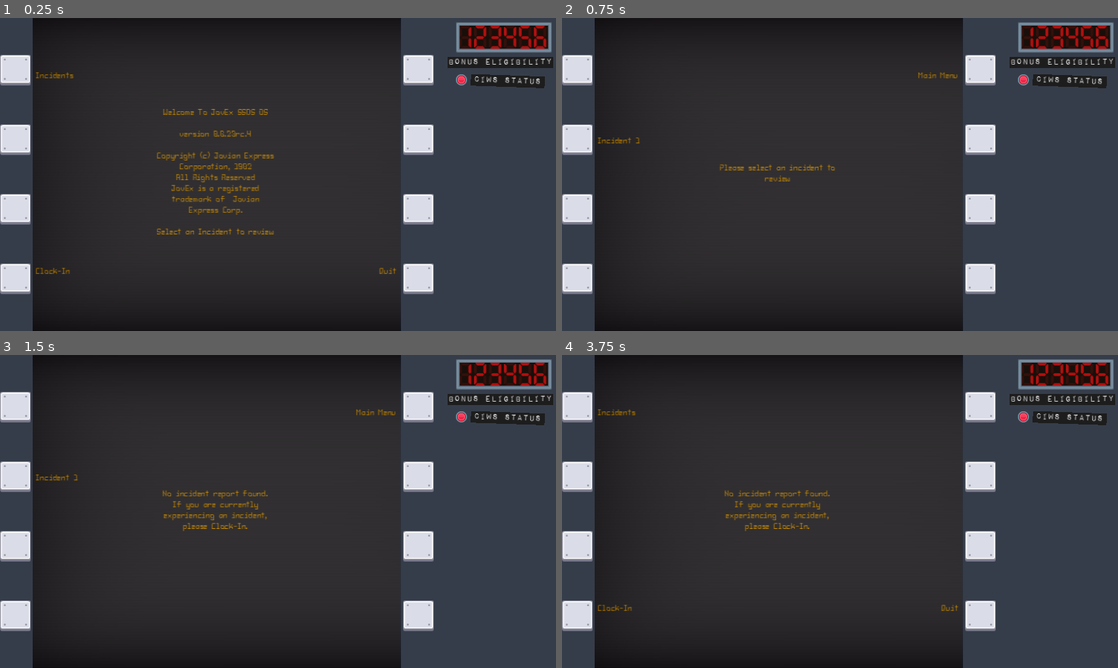
Above: before the commit, frames 1-4 (two rows, left to right).
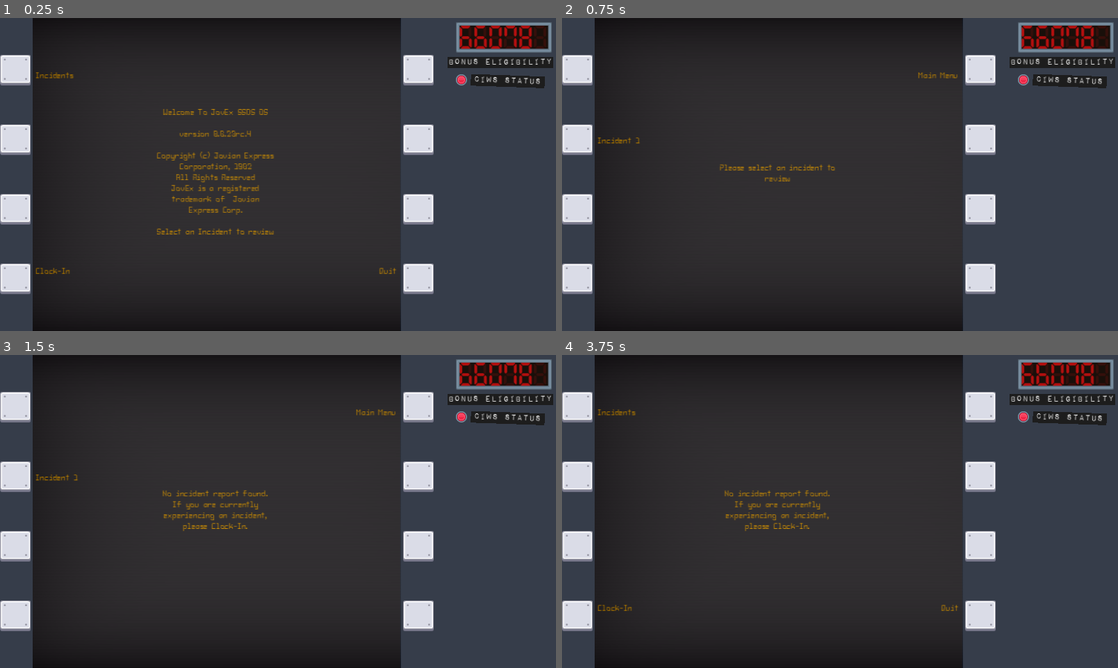
Above: after the commit, the same moments.

Repository: matthew-cavener/untitled_missile_game
Game: Godot game, scene res://ui/multi_function_display_panel.tscn
The game is run twice, just before and just after one commit, with the same random seed, the same clock (stepped at 60 frames per second) and the same inputs.
Inputs (mouse positions are in pixels of both pictures, inside the frame that each line leads up to):
- Up to frame 1 (0.25 s): no input
- Up to frame 2 (0.75 s): click (578, 71) at 0.5 s
- Up to frame 3 (1.5 s): click (16, 477) at 1.25 s
- Up to frame 4 (3.75 s): click (578, 545) at 2 s; click (578, 614) at 2.75 s; click (1040, 408) at 3.5 s

The runs differ from the first frame. In frame 1, 0.5% of the frame differs, in the area x 82-99%, y 2-10%; in frame 2, 0.5%; in frame 3, 0.5%; in frame 4, 0.5%.

Commit message:
make world node source of truth for bonus eligibility

Diff:
--- a/ui/numerical_display.gd
+++ b/ui/numerical_display.gd
@@ -6,8 +6,14 @@
 @export var new_value: String = "123456"
 
 @onready var lit_segments = $LitSegments
+@onready var world: Node2D = get_tree().get_first_node_in_group("world")
+
 var is_updating: bool = false
 var current_timers = []
+
+func _ready() -> void:
+    lit_segments.text = str(world.get_bonus_eligibility())
+    Events.connect("resources_expended", _on_resources_expended)
 
 func _flash(flashes: int, total_flash_time: float, new_value: String, flash_count: int, reveal_time: float) -> void:
     var flash_delay = total_flash_time / (flashes * 2)
@@ -65,3 +71,6 @@
     for timer in current_timers:
         timer.queue_free()
     current_timers.clear()
+
+func _on_resources_expended(amount: int) -> void:
+    update_display(flashes, total_flash_time, str(world.get_bonus_eligibility()), reveal_time)
--- a/world/World.gd
+++ b/world/World.gd
@@ -10,14 +10,22 @@
 }
 
 var player_status = "Alive"
+var bonus_eligibility = 66078
 
 func _ready():
     Events.connect("player_ship_hit", _on_player_ship_hit)
+    Events.connect("resources_expended", _on_resources_expended)
     for incident in incidents:
         add_child(incidents[incident])
 
 func _on_player_ship_hit():
     player_status = "Dead"
+
+func _on_resources_expended(amount: int):
+    bonus_eligibility -= amount
+
+func get_bonus_eligibility() -> int:
+    return bonus_eligibility
 
 func get_salary_paid() -> int:
     var total_salary_paid = 0
@@ -26,22 +34,22 @@
             total_salary_paid += incidents[incident]["salary"]
     return total_salary_paid
 
-func get_max_bonus() -> int:
-    var total_max_bonus = 0
-    for incident in incidents:
-        if incidents[incident]["incident_resolved"]:
-            total_max_bonus += incidents[incident]["max_bonus"]
-    return total_max_bonus
+# func get_max_bonus() -> int:
+#     var total_max_bonus = 0
+#     for incident in incidents:
+#         if incidents[incident]["incident_resolved"]:
+#             total_max_bonus += incidents[incident]["max_bonus"]
+#     return total_max_bonus
 
-func get_resources_expended() -> int:
-    var total_resources_expended = 0
-    for incident in incidents:
-        if incidents[incident]["incident_resolved"]:
-            total_resources_expended += incidents[incident]["resources_expended"]
-    return total_resources_expended
+# func get_resources_expended() -> int:
+#     var total_resources_expended = 0
+#     for incident in incidents:
+#         if incidents[incident]["incident_resolved"]:
+#             total_resources_expended += incidents[incident]["resources_expended"]
+#     return total_resources_expended
 
 func get_total_compensation() -> int:
-    return get_salary_paid() + get_max_bonus() - get_resources_expended()
+    return get_salary_paid() + get_bonus_eligibility()
 
 func get_final_display_text() -> String:
     $Ambiance.stop()
